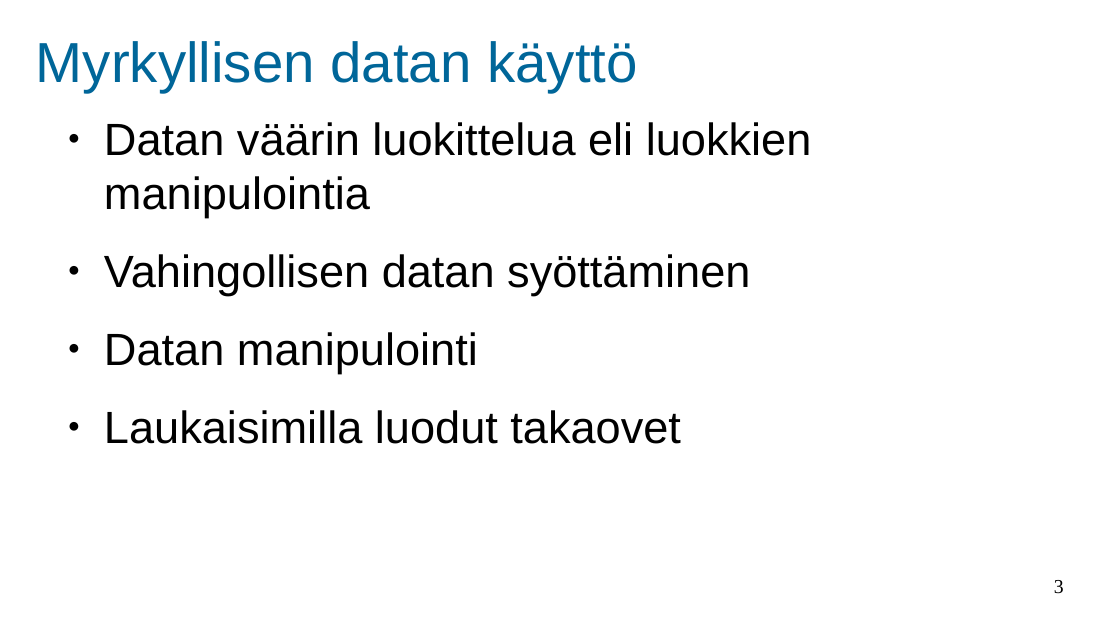
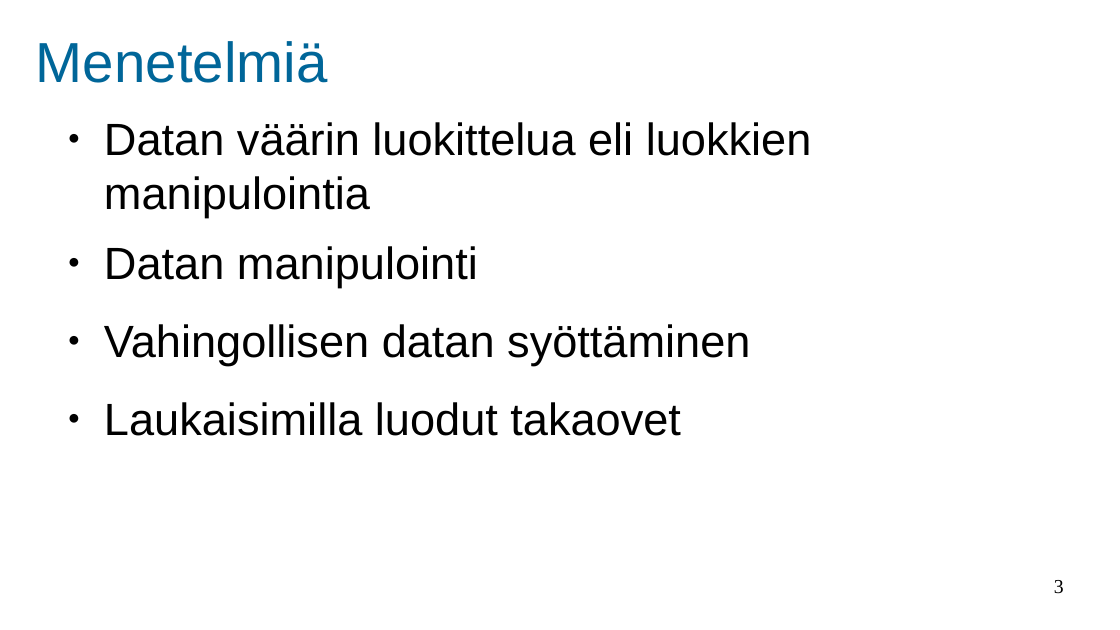
Before and after one commit to Akseli1236/AI-Poisoning, a slide deck: slide 3 of AI poisoning.odp. Drawn at 1120x630 pixels with LibreOffice and Linux fonts; fonts in the diff are those of the drawing; background and template pictures are left out. Boxes give left, top, right and bottom in pixels: in the first picture for what was removed or moved away, otherwise in the second. Text is boxed around its words. In the diff, an @@ line names an element or a change of style, - is before the commit and + after.

```diff
--- a/AI poisoning.odp
+++ b/AI poisoning.odp
@@ title at bbox=[36, 41, 327, 83]: text changed @@
-Myrkyllisen datan käyttö
+Menetelmiä
@@ text at bbox=[104, 246, 478, 288]: paragraph added @@
+● Datan manipulointi
@@ text at bbox=[104, 332, 478, 374]: paragraph removed @@
-● Datan manipulointi
```
Also in this commit, not shown: 2 other slides changed, 5 slides added, 1 other file.
